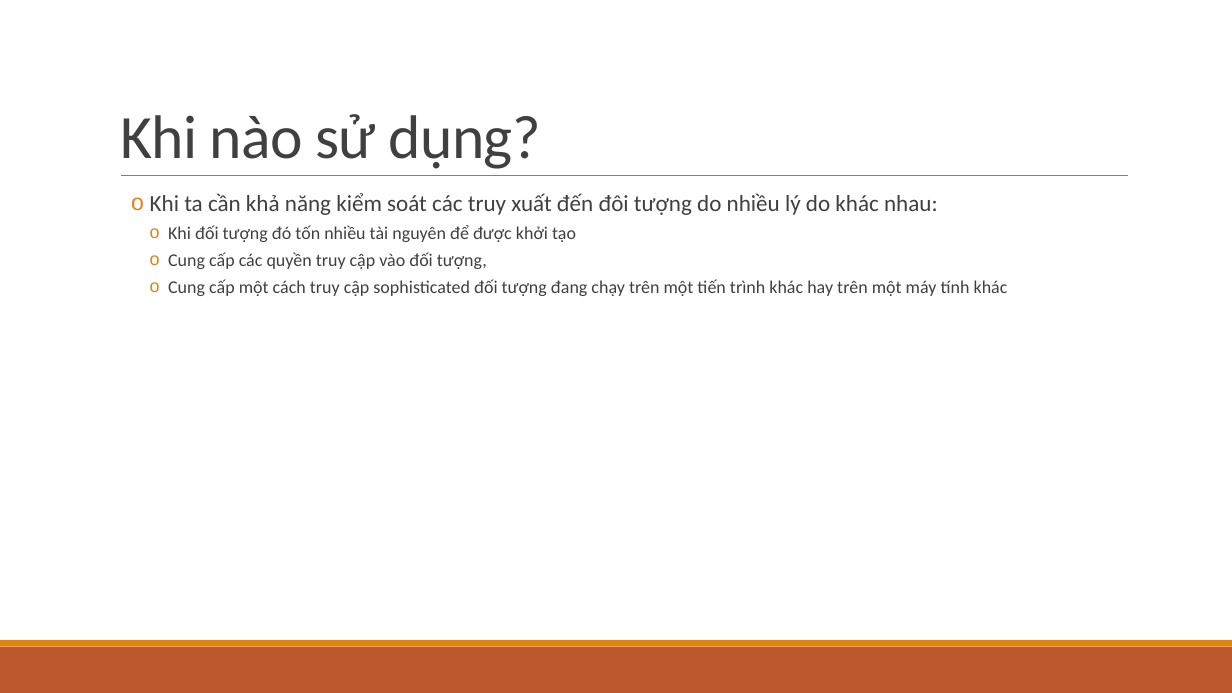
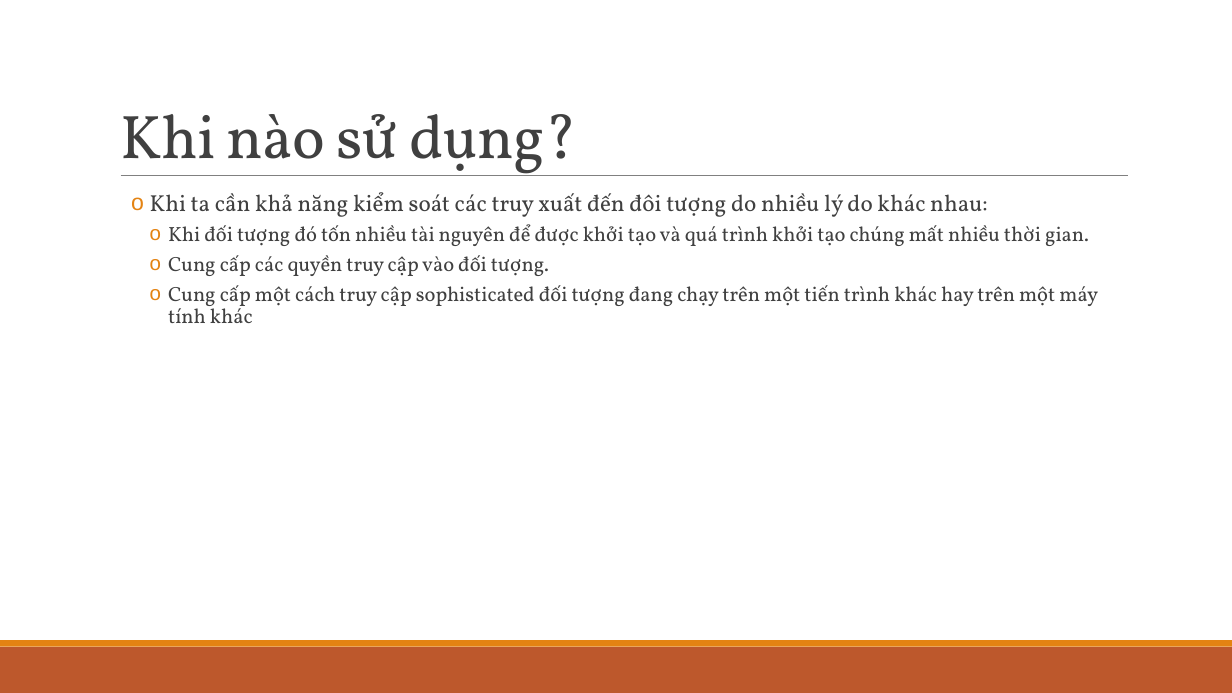
Before and after one commit to ChrisJamison/design_pattern, a slide deck: slide 23 of DP version 1.1.pptx (slide 19 before the commit). Drawn at 1232x693 pixels with LibreOffice and Linux fonts; fonts in the diff are those of the drawing. Boxes give left, top, right and bottom in pixels: in the first picture for what was removed or moved away, otherwise in the second. Text is boxed around its words. In the diff, an @@ line names an element or a change of style, - is before the commit and + after.

```diff
--- a/DP version 1.1.pptx
+++ b/DP version 1.1.pptx
@@ title "Khi nào sử dụng?" at <box>120,114,577,176</box>: font Calibri to Vollkorn @@
@@ text at <box>150,192,1098,323</box>: font Calibri to Vollkorn in "Khi ta cần khả năng kiểm soát ...", "Cung cấp một cách truy cập sophisticated ..."; size 14 to 16 pt in "Cung cấp một cách truy cập sophisticated ..." @@
@@ text at <box>168,224,1089,276</box>: text changed; size 14 to 16 pt; font Calibri to Vollkorn @@
-    o Khi đối tượng đó tốn nhiều tài nguyên để được khởi tạo
-    o Cung cấp các quyền truy cập vào đối tượng,
+    o Khi đối tượng đó tốn nhiều tài nguyên để được khởi tạo và quá trình khởi tạo chúng mất nhiều thời gian.
+    o Cung cấp các quyền truy cập vào đối tượng.
```
Also in this commit, not shown: 24 other slides changed, 5 slides added, 1 slide removed.
